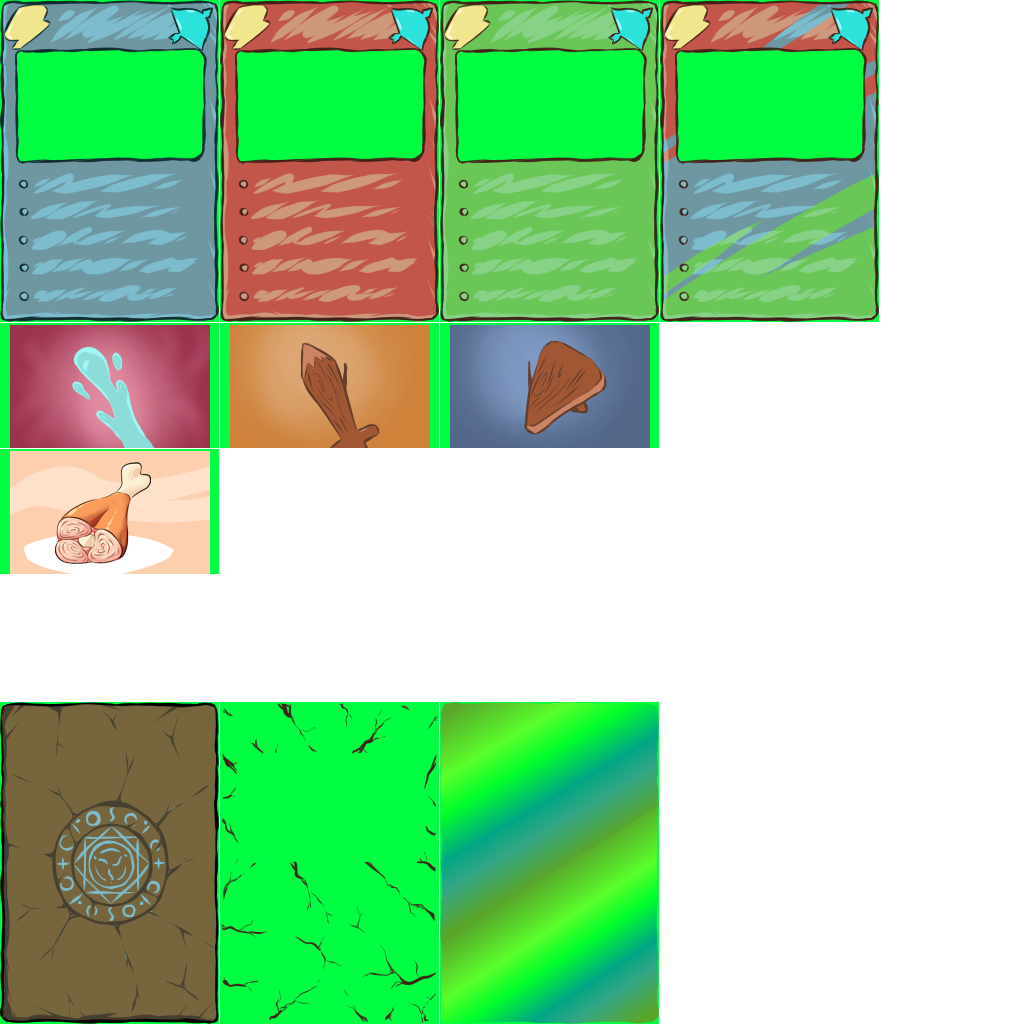
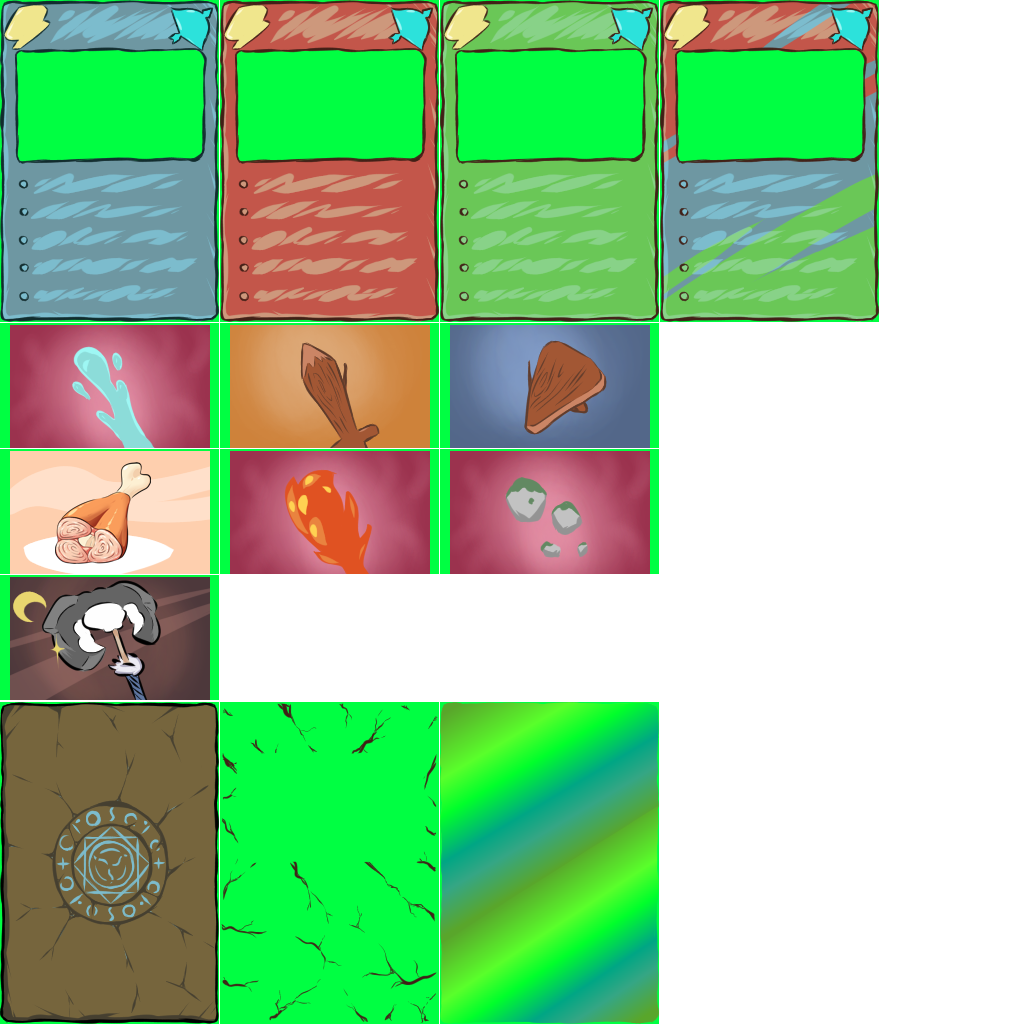
Comparing the layer stacks of the two 1024 × 1024 images. Changes:
added group "rock" with 2 layers above "flame" over [384,449,659,574]
added layer "Calque de dessin 19" in group "rock" over [448,449,640,574]
added layer "Copier de Calque de dessin 3" (1st of 3, in "rock") in group "rock" over [384,449,659,574]
added group "flame" with 2 layers above "axolootl" over [192,449,512,640]
added layer "Calque de dessin 18" in group "flame" over [256,449,384,574]
added layer "Copier de Calque de dessin 3" (2nd of 3, in "flame") in group "flame" over [192,449,512,576]
added group "axolootl" with 5 layers above "meat" over [0,512,320,700]
added layer "Calque de dessin 16" in group "axolootl" over [0,576,128,700]
added layer "Calque de dessin 14" in group "axolootl" over [0,576,192,700]
added layer "Calque de dessin 16 Fusionnés" in group "axolootl" over [0,576,192,700]
added layer "Calque de dessin 15" (27%) in group "axolootl" over [0,576,219,700]
added layer "Copier de Calque de dessin 6" (1st of 2, in "axolootl") in group "axolootl" over [0,512,320,700]
painted on "back" over [0,449,256,576]
painted on "Copier de Calque de dessin 3" (3rd of 3, in "WoodenSword") over [220,449,512,512]
painted on "Calque de dessin 6" over [220,449,448,512]
painted on "Calque de dessin 7" over [448,449,659,512]
painted on "Calque de dessin 9" over [448,449,659,512]
painted on "Calque de dessin 8" over [448,449,659,512]
painted on "Copier de Calque de dessin 6" (2nd of 2, in "WoodenSword") over [220,449,659,512]
painted on "Copier de green" (4th of 11, in "green") over [220,449,659,524]
painted on "Copier de green" (5th of 11, in "green") over [0,449,268,588]
added layer "Copier de green" (6th of 11, in "green") in group "green" over [140,449,524,588]
added layer "Copier de green" (7th of 11, in "green") in group "green" over [396,449,659,574]
added layer "Copier de green" (8th of 11, in "green") in group "green" over [0,460,332,700]
…and 3 more changes (3 painted)
